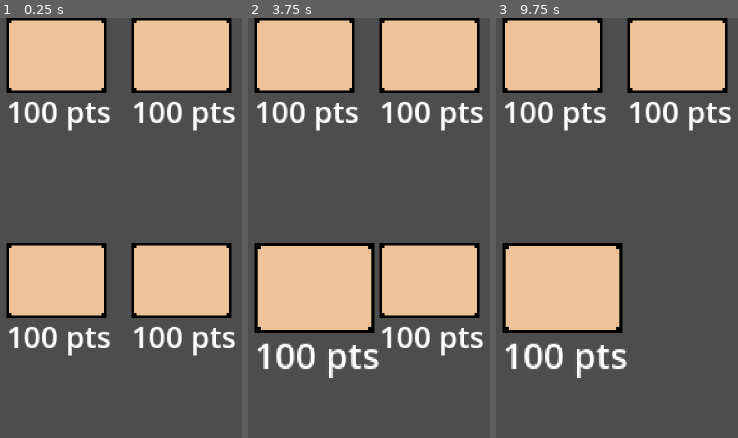
Above: before the commit, frames 1-3 (left to right).
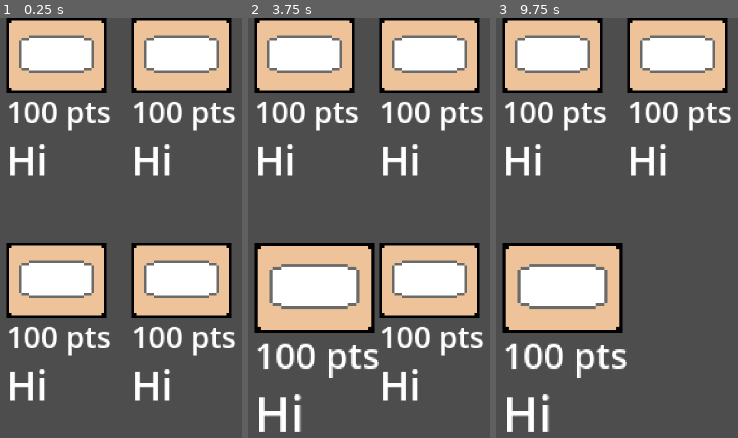
Above: after the commit, the same moments.

Repository: micw1417/School-Breakout
Game: Godot game, scene res://scenes/game/shop.tscn
Two runs of this game, one before a commit and one after it. Both use one fixed random seed, a clock stepped at 60 frames per second and the inputs below. This scene is started directly instead of the project's main scene.
Inputs (mouse positions are in pixels of both pictures, inside the frame that each line leads up to):
- Up to frame 1 (0.25 s): no input
- Up to frame 2 (3.75 s): tap Enter at 0.5, 2, 3.5 s; move the mouse to (281, 219) at 0.52 s; hold D (right) 0.53-1.28 s; click (281, 219) at 0.67 s; tap Space at 1.25, 2.75 s; move the mouse to (outside the picture) at 1.27 s; hold A (left) 1.28-2.03 s; move the mouse to (outside the picture) at 2.02 s; hold D (right) 2.03-3.53 s; move the mouse to (outside the picture) at 2.77 s; click (outside the picture) at 2.92 s; move the mouse to (347, 312) at 3.52 s; hold A (left) from 3.53 s (still down)
- Up to frame 3 (9.75 s): tap Space at 4.25 s; move the mouse to (outside the picture) at 4.27 s; move the mouse to (outside the picture) at 5.02 s; click (outside the picture) at 5.17 s; move the mouse to (outside the picture) at 5.77 s; release A (left) at 5.78 s; hold D (right) 5.78-8.03 s; move the mouse to (529, 219) at 6.52 s; move the mouse to (outside the picture) at 7.27 s; click (outside the picture) at 7.42 s; move the mouse to (outside the picture) at 8.02 s; hold A (left) 8.03-9.53 s; move the mouse to (outside the picture) at 8.77 s; move the mouse to (595, 312) at 9.52 s; hold D (right) from 9.53 s (still down); click (595, 312) at 9.67 s

The runs differ from the first frame. In frame 1, 13% of the frame differs, in the area x 4-91%, y 4-92%; in frame 2, 14%, in the area x 4-91%, y 4-99%; in frame 3, 11%.
Error after the commit: Invalid access to property or key 'price' on a base object of type 'String'. (res://scripts/game/shop/sell_block.gd:21)

Commit message:
Big fat rectangles list

Diff:
--- a/scenes/bricks/base_brick.tscn
+++ b/scenes/bricks/base_brick.tscn
@@ -1,6 +1,6 @@
 [gd_scene format=3 uid="uid://bp37okfpnhm61"]
 
-[ext_resource type="Texture2D" uid="uid://dn3r2ajcc5sp" path="res://assets/sprites/BlankBlock.png" id="1_t2y5r"]
+[ext_resource type="Texture2D" uid="uid://dn3r2ajcc5sp" path="res://assets/sprites/Rectangles/BlankBlock.png" id="1_t2y5r"]
 
 [sub_resource type="RectangleShape2D" id="RectangleShape2D_j67wb"]
 size = Vector2(40, 20)
--- a/scenes/game/sell_block.tscn
+++ b/scenes/game/sell_block.tscn
@@ -2,6 +2,7 @@
 
 [ext_resource type="Script" uid="uid://dsdwv62srg1ed" path="res://scripts/game/shop/sell_block.gd" id="1_fqlvl"]
 [ext_resource type="Texture2D" uid="uid://by141oiiiotwk" path="res://assets/unused/temp_shopitem.png" id="2_d3k0n"]
+[ext_resource type="Texture2D" uid="uid://dn3r2ajcc5sp" path="res://assets/sprites/Rectangles/BlankBlock.png" id="3_d3k0n"]
 
 [node name="SellBlock" type="Control" unique_id=1747621845 node_paths=PackedStringArray("card_frame")]
 custom_minimum_size = Vector2(40, 40)
@@ -20,6 +21,15 @@
 offset_bottom = 30.0
 texture = ExtResource("2_d3k0n")
 
+[node name="BlockDisplay" type="TextureRect" parent="TextureRect" unique_id=1775045516]
+layout_mode = 0
+offset_left = 5.0
+offset_top = 7.0
+offset_right = 35.0
+offset_bottom = 22.0
+texture = ExtResource("3_d3k0n")
+stretch_mode = 2
+
 [node name="Price" type="Label" parent="TextureRect" unique_id=1234094203]
 layout_mode = 0
 offset_left = -7.0
@@ -30,3 +40,10 @@
 text = "100 pts"
 horizontal_alignment = 1
 vertical_alignment = 1
+
+[node name="Description" type="Label" parent="TextureRect" unique_id=1926897533]
+layout_mode = 0
+offset_top = 45.0
+offset_right = 40.0
+offset_bottom = 68.0
+text = "Hi"
--- a/scripts/game/shop/sell_block.gd
+++ b/scripts/game/shop/sell_block.gd
@@ -1,15 +1,26 @@
 extends Control
-
 class_name SellBlock
 
 @export var card_frame: TextureRect
+@onready var block_display: TextureRect = $TextureRect/BlockDisplay
+@onready var price: Label = $TextureRect/Price
+@onready var description: Label = $TextureRect/Description
+
 var hovering: bool
 
 func _ready() -> void:
+	Globals.levels_beat = 1
 	determine_identity()
 
 func determine_identity():
-	pass
+	randomize()
+	match Globals.levels_beat:
+		1:
+			var random_block = Globals.lvl_1_blocks.keys().pick_random()
+			print(random_block)
+			price.text = random_block["price"]
+			block_display.texture = random_block["image"]
+			description.text = random_block["description"]
 
 func _process(_delta):
 	if is_mouse_over_card():
--- a/scripts/global/globals.gd
+++ b/scripts/global/globals.gd
@@ -1,11 +1,55 @@
 extends Node
 
 static var points : int
+static var levels_beat := 0
 
-static var lvl_1_blocks := ["Multiplication", "Addition", "Subtractio", "Division",]
-static var lvl_2_blocks := ["Analogy", "Alphabet", "Essay Draft", "Climax",]
-static var lvl_3_blocks := ["Evolution", "Mitochondria", "Gas", "Cell Division",]
-static var lvl_4_blocks := ["Census", "Exploration", "President", "Latitude",]
-static var lvl_5_blocks := ["Paintbrush", "Paper Airplane", "Spill", "Outline"]
-
-static var levels_beat : int
+static var lvl_1_blocks = {
+	"Multiplication":
+		{"price": 100, "image": ImageTexture, "description": ""},
+	"Addition":
+		{"price": 100, "image": ImageTexture, "description": ""},
+	"Subtraction":
+		{"price": 100, "image": ImageTexture, "description": ""},
+	"Division":
+		{"price": 100, "image": ImageTexture, "description": ""},
+}
+static var lvl_2_blocks = {
+	"Analogy":
+		{"price": 100, "image": ImageTexture, "description": ""},
+	"Alphabet":
+		{"price": 100, "image": ImageTexture, "description": ""},
+	"Essay Draft":
+		{"price": 100, "image": ImageTexture, "description": ""},
+	"Climax":
+		{"price": 100, "image": ImageTexture, "description": ""},
+}
+static var lvl_3_blocks = {
+	"Evolution":
+		{"price": 100, "image": ImageTexture, "description": ""},
+	"Mitochondria":
+		{"price": 100, "image": ImageTexture, "description": ""},
+	"Gas":
+		{"price": 100, "image": ImageTexture, "description": ""},
+	"Cell Division":
+		{"price": 100, "image": ImageTexture, "description": ""},
+}
+static var lvl_4_blocks = {
+	"Census":
+		{"price": 100, "image": ImageTexture, "description": ""},
+	"Exploration":
+		{"price": 100, "image": ImageTexture, "description": ""},
+	"President":
+		{"price": 100, "image": ImageTexture, "description": ""},
+	"Latitude":
+		{"price": 100, "image": ImageTexture, "description": ""},
+}
+static var lvl_5_blocks = {
+	"Paintbrush":
+		{"price": 100, "image": ImageTexture, "description": ""},
+	"Paper Airplane":
+		{"price": 100, "image": ImageTexture, "description": ""},
+	"Spill":
+		{"price": 100, "image": ImageTexture, "description": ""},
+	"Outline":
+		{"price": 100, "image": ImageTexture, "description": ""},
+}
Renamed: assets/sprites/BlankBlock.png -> assets/sprites/Rectangles/BlankBlock.png
Not shown, added: assets/sprites/Rectangles/BlankBlock.png.import
Renamed: assets/sprites/BlankBlue.png -> assets/sprites/Rectangles/Blue/BlankBlue.png
Not shown, added: assets/sprites/Rectangles/Blue/BlankBlue.png.import
Renamed: assets/sprites/BlueAlphabet.png -> assets/sprites/Rectangles/Blue/BlueAlphabet.png
Not shown, added: assets/sprites/Rectangles/Blue/BlueAlphabet.png.import
Renamed: assets/sprites/BlueAnalogy.png -> assets/sprites/Rectangles/Blue/BlueAnalogy.png
Not shown, added: assets/sprites/Rectangles/Blue/BlueAnalogy.png.import
Renamed: assets/sprites/BlueClimax.png -> assets/sprites/Rectangles/Blue/BlueClimax.png
Not shown, added: assets/sprites/Rectangles/Blue/BlueClimax.png.import
Renamed: assets/sprites/BlueEssay.png -> assets/sprites/Rectangles/Blue/BlueEssay.png
Not shown, added: assets/sprites/Rectangles/Blue/BlueEssay.png.import
(and 43 more such lines)
